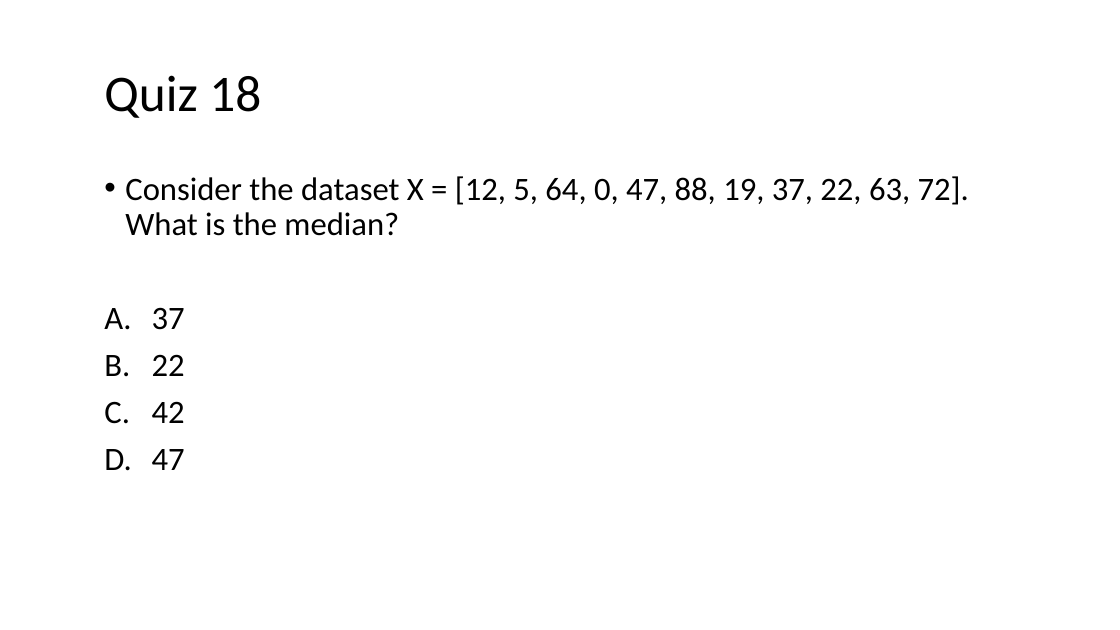
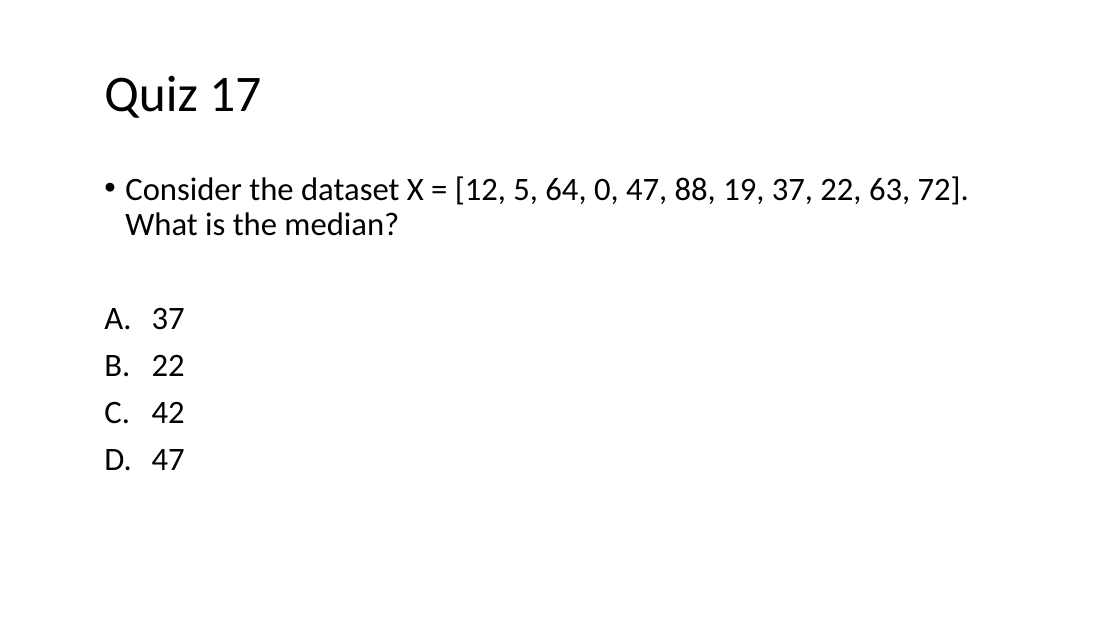
Before and after one commit to pengfeiliu371/EAS2655_S2023, a slide deck: slide 22 of slides/Week7-TP.pptx (slide 23 before the commit). Drawn at 1120x630 pixels with LibreOffice and Linux fonts; fonts in the diff are those of the drawing. Boxes give left, top, right and bottom in pixels: in the first picture for what was removed or moved away, otherwise in the second. Text is boxed around its words. In the diff, an @@ line names an element or a change of style, - is before the commit and + after.

```diff
--- a/slides/Week7-TP.pptx
+++ b/slides/Week7-TP.pptx
@@ title at (104,75,261,118): text changed @@
-Quiz 18
+Quiz 17
```
Also in this commit, not shown: 15 other slides changed, 1 slide removed.
